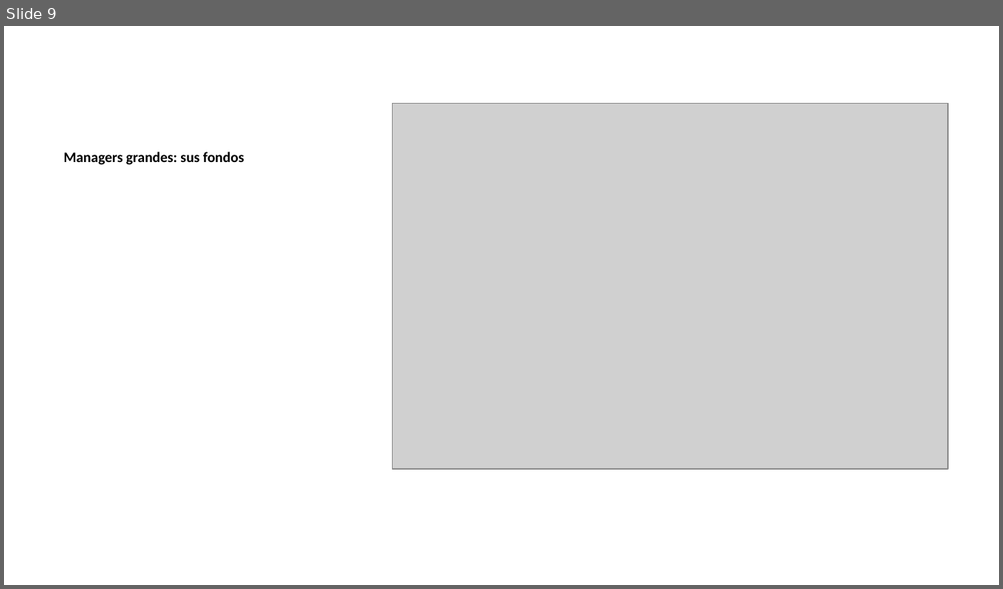
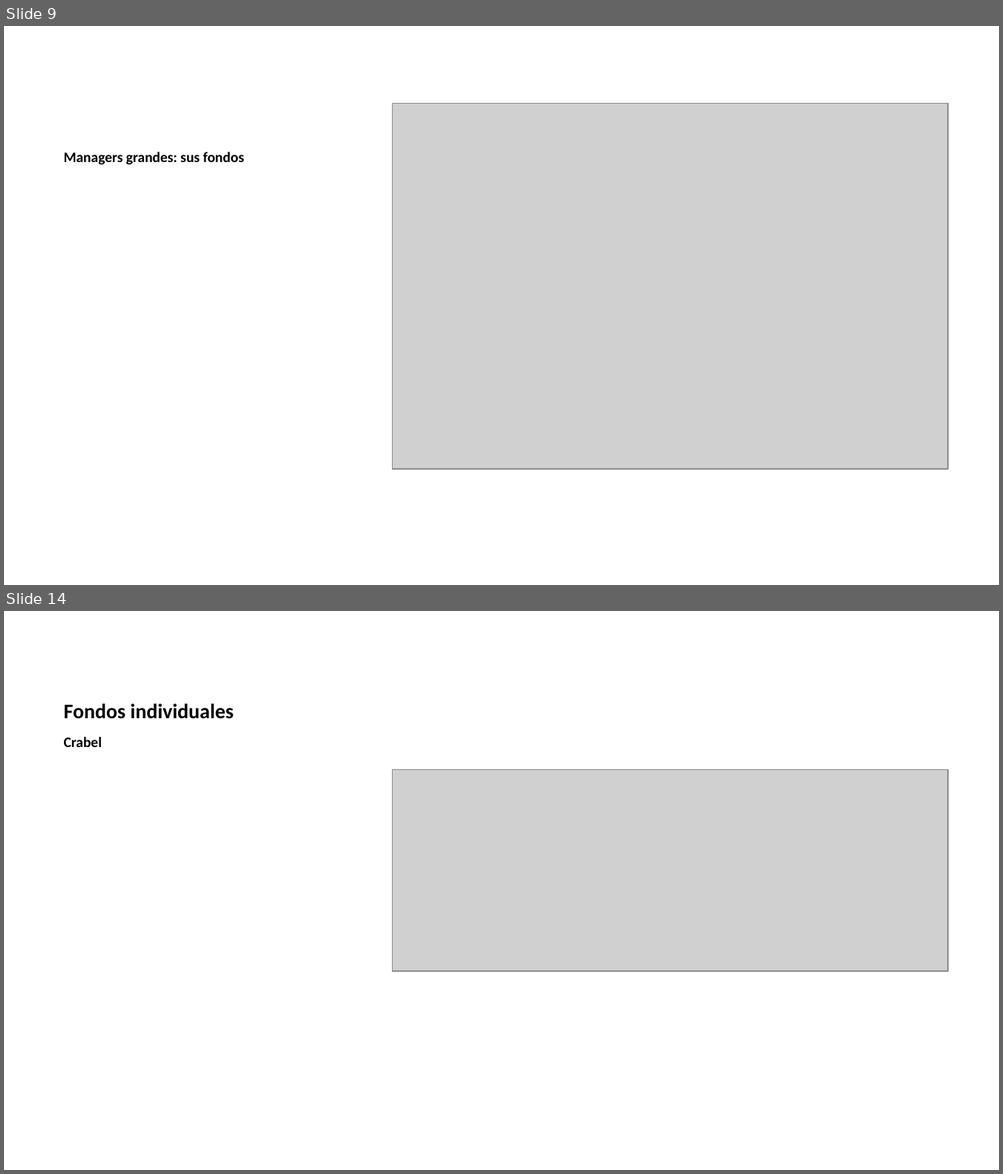
Before and after one commit to cordura21/Trading-bloque, a slide deck: presentations/powerpoint output.pptx. Shown one above the other, each under a label of ours: slide 9 before the commit, slides 9 and 14 after it; the slides between them are not shown. The pictures are 1003x589 and 1003x1174 pixels, drawn with LibreOffice and Linux fonts; fonts in the diff are those of the drawing; grey boxes stand for pictures. Boxes give left, top, right and bottom in pixels: in the first picture for what was removed or moved away, otherwise in the second. Text is boxed around its words. In the diff, an @@ line names an element or a change of style, - is before the commit and + after.

```diff
--- a/presentations/powerpoint output.pptx
+++ b/presentations/powerpoint output.pptx
@@ slide 14 added at (4,611,999,1170), background #FFFFFF @@
@@ title added at (64,703,234,719), 15 pt, text #000000, bold @@
+Fondos individuales
@@ text added at (64,737,102,747), 10.5 pt, text #000000, bold @@
+Crabel
@@ picture added at (392,770,947,972) @@
```
Also in this commit, not shown: 7 other slides added, 1 slide removed, 3 other files.
